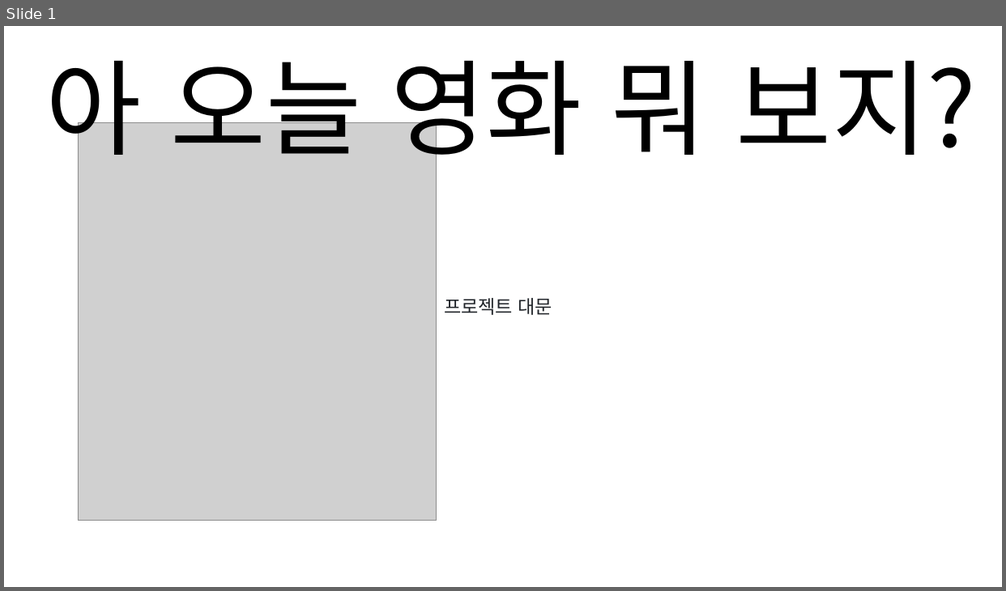
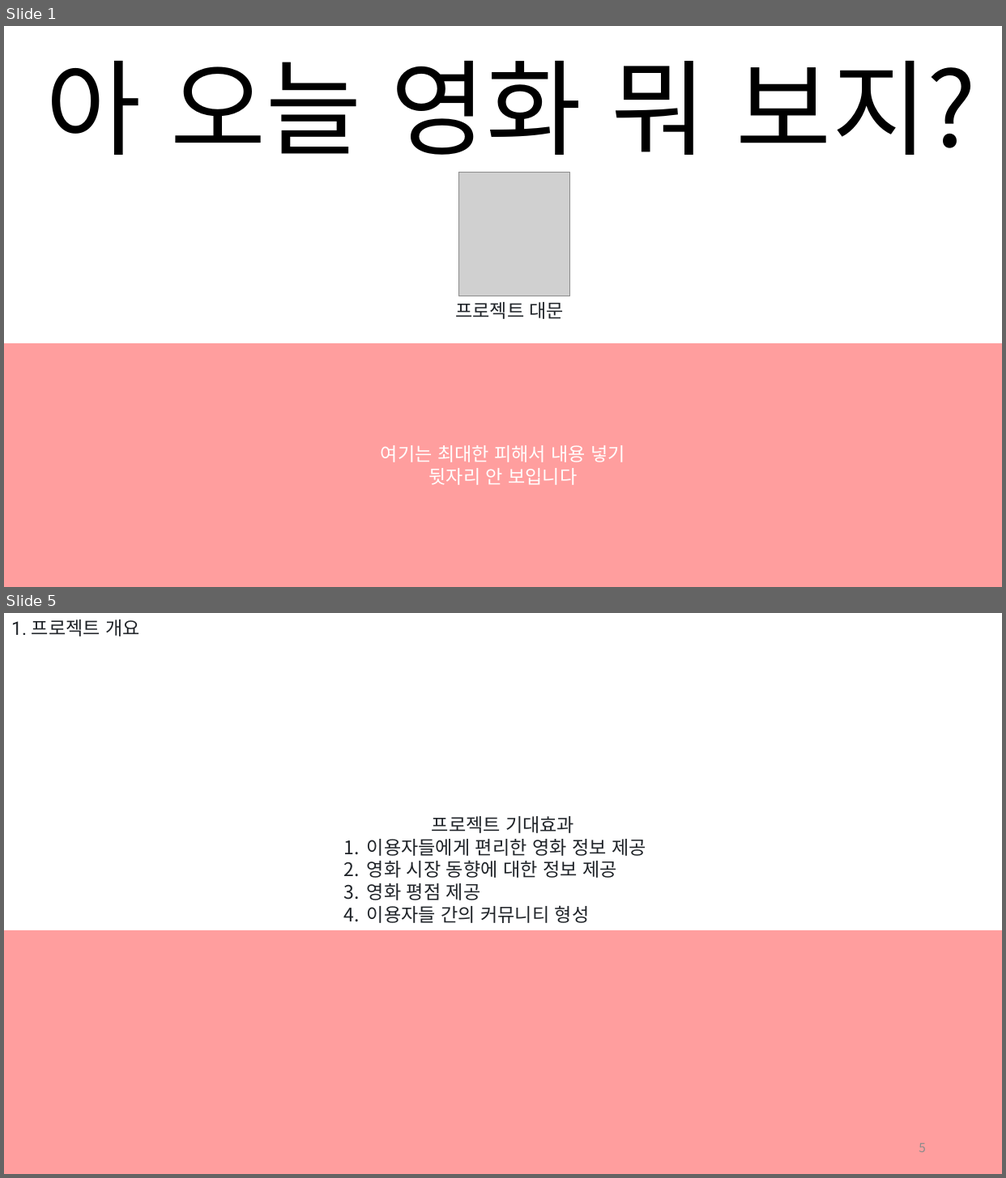
Before and after one commit to 909ma/VIE-Oh-What-is-The-Film-Today, a slide deck: 기타/발표 자료/초본.pptx. Shown one above the other, each under a label of ours: slide 1 before the commit, slides 1 and 5 after it; the slides between them are not shown. The pictures are 1006x591 and 1006x1178 pixels, drawn with LibreOffice and Linux fonts; fonts in the diff are those of the drawing; grey boxes stand for pictures. Boxes give left, top, right and bottom in pixels: in the first picture for what was removed or moved away, otherwise in the second. Text is boxed around its words. In the diff, an @@ line names an element or a change of style, - is before the commit and + after.

```diff
--- a/기타/발표 자료/초본.pptx
+++ b/기타/발표 자료/초본.pptx
@@ slide 5 added at box(4, 613, 1002, 1174), background #FFFFFF @@
@@ text added at box(11, 619, 140, 636), 18 pt, text #1F2328 @@
+1. 프로젝트 개요
@@ text added at box(367, 816, 646, 923), 18 pt, text #1F2328 @@
+프로젝트 기대효과
+  1. 이용자들에게 편리한 영화 정보 제공
+  2. 영화 시장 동향에 대한 정보 제공
+  3. 영화 평점 제공
+  4. 이용자들 간의 커뮤니티 형성
@@ rectangle added at box(4, 931, 1002, 1174), fill #FF0000 at 38% opacity @@
@@ page number added at box(918, 1144, 926, 1152), 12 pt, text #8C8C8C @@
+5
@@ slide 1 changed as well @@
@@ picture: place and size @@
-picture at box(78, 122, 437, 521)
+picture at box(459, 173, 571, 297)
@@ text "프로젝트 대문": place and size @@
-text "프로젝트 대문" at box(444, 298, 553, 315)
+text "프로젝트 대문" at box(455, 302, 565, 319)
@@ rectangle added at box(4, 344, 1002, 587), fill #FF0000 at 38% opacity, 18 pt, text #FFFFFF @@
+여기는 최대한 피해서 내용 넣기
+뒷자리 안 보입니다
```
Also in this commit, not shown: 9 other slides changed, 3 other slides added, 1 slide removed.
